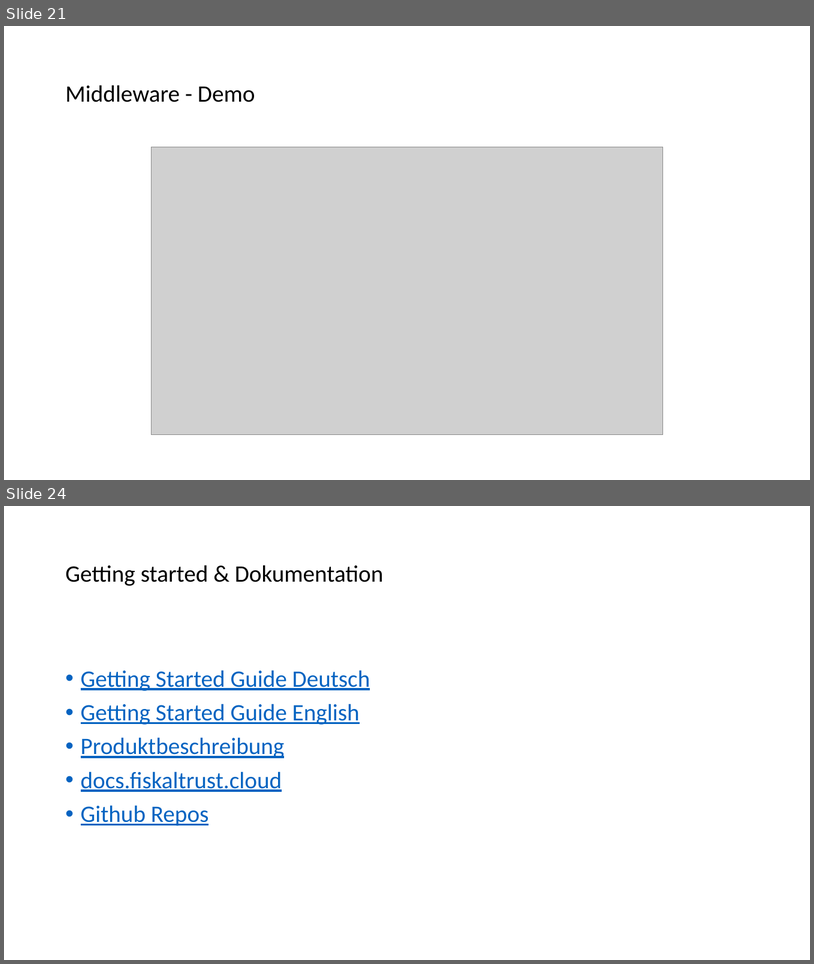
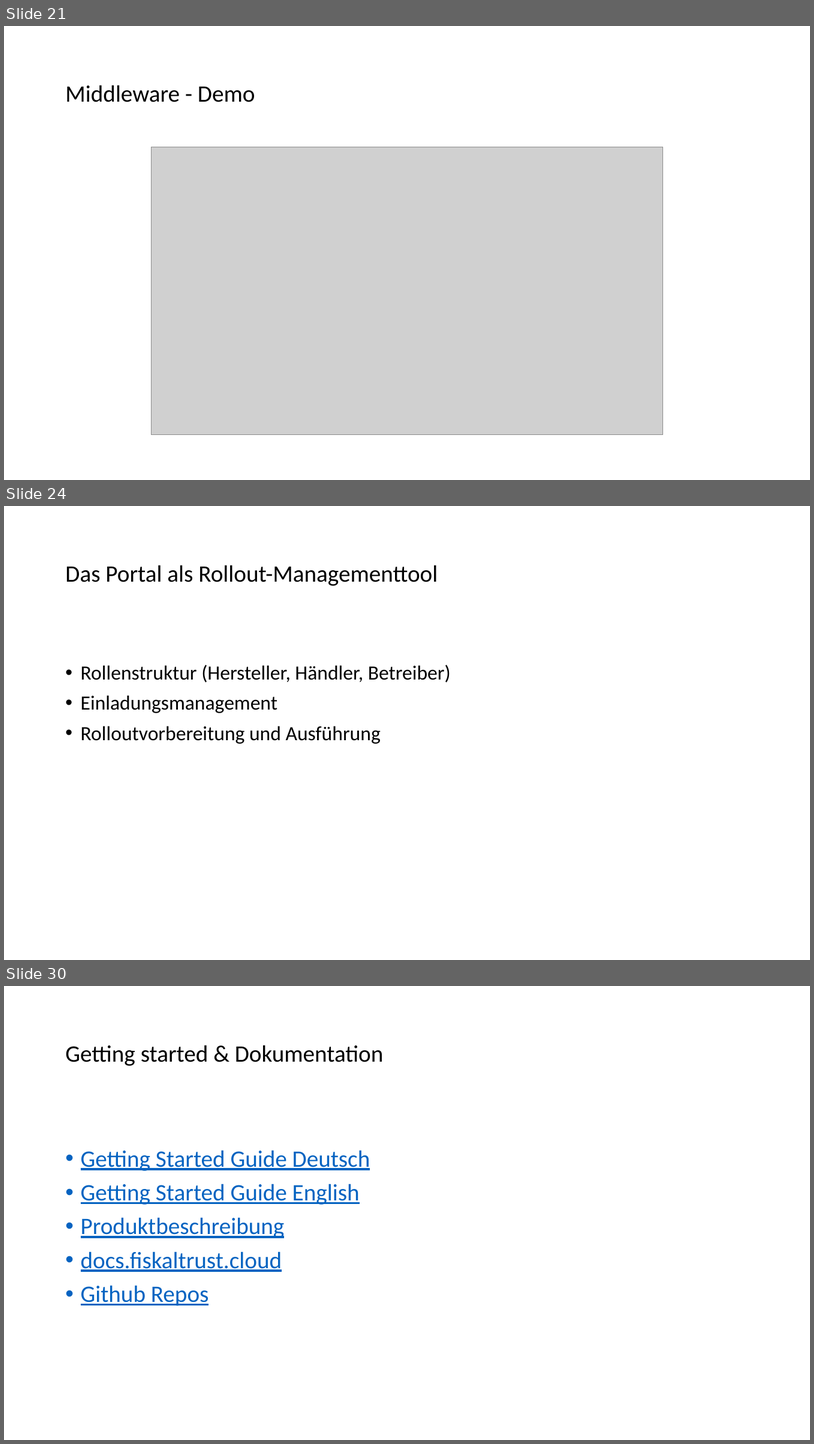
Before and after one commit to fiskaltrust/productdescription-de-doc, a slide deck: for-poscreators/presentation/onboarding_de.pptx. Shown one above the other, each under a label of ours: slides 21 and 24 before the commit, slides 21, 24 and 30 after it; the slides between them are not shown. The pictures are 814x964 and 814x1444 pixels, drawn with LibreOffice and Linux fonts; fonts in the diff are those of the drawing; grey boxes stand for pictures. Boxes give left, top, right and bottom in pixels: in the first picture for what was removed or moved away, otherwise in the second. Text is boxed around its words. In the diff, an @@ line names an element or a change of style, - is before the commit and + after.

```diff
--- a/for-poscreators/presentation/onboarding_de.pptx
+++ b/for-poscreators/presentation/onboarding_de.pptx
@@ slide 24 added at [4, 506, 810, 960], background #FFFFFF @@
@@ title added at [65, 565, 438, 586], 28 pt, text #000000 @@
+Das Portal als Rollout-Managementtool
@@ text added at [81, 664, 451, 744], 24 pt, text #000000 @@
+• Rollenstruktur (Hersteller, Händler, Betreiber)
+• Einladungsmanagement
+• Rolloutvorbereitung und Ausführung
@@ what was slide 24 is now slide 30 @@
```
Also in this commit, not shown: 9 slides changed, 6 other slides added, 1 slide removed, 6 other files.
